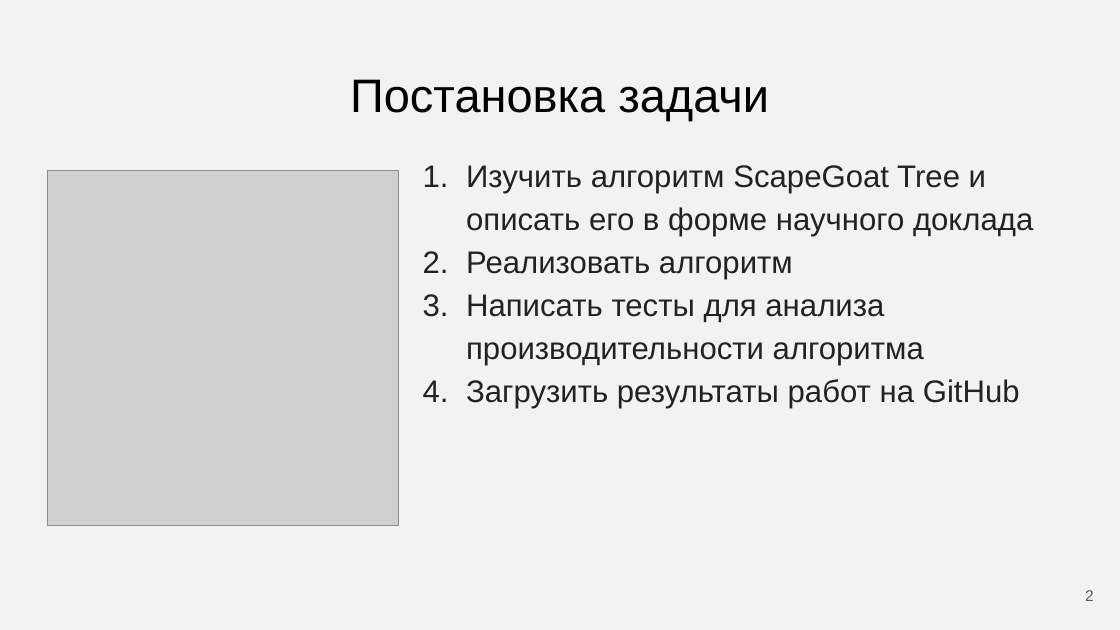
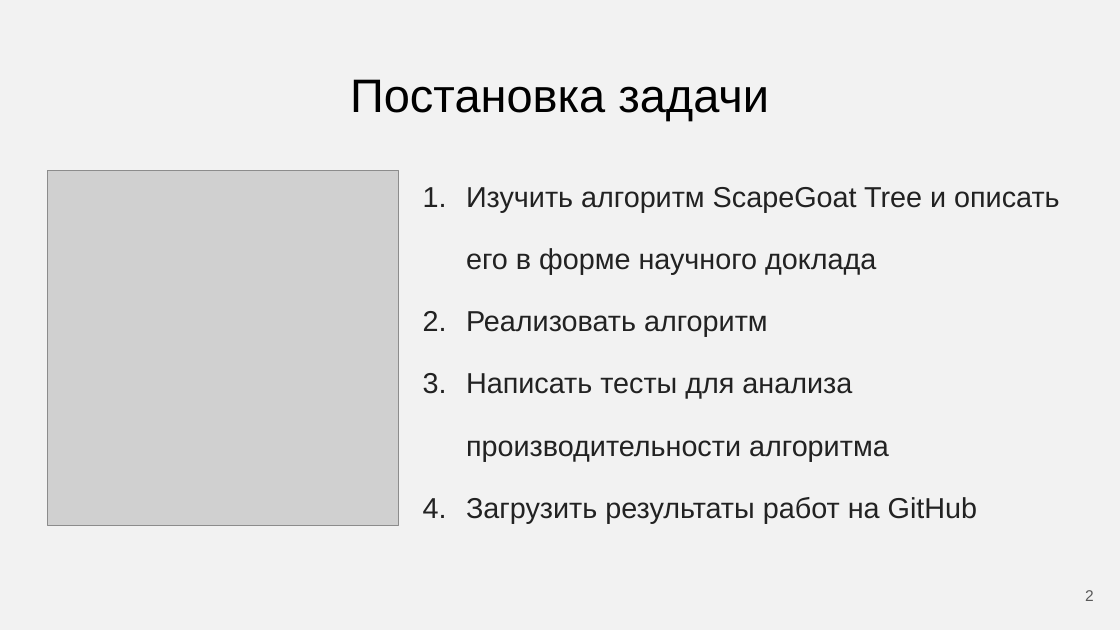
Before and after one commit to Flnchkv/ScapeGoat_Three, a slide deck: slide 2 of ScapeGoat Three.pptx. Drawn at 1120x630 pixels with LibreOffice and Linux fonts; fonts in the diff are those of the drawing; grey boxes stand for pictures. Boxes give left, top, right and bottom in pixels: in the first picture for what was removed or moved away, otherwise in the second. Text is boxed around its words. In the diff, an @@ line names an element or a change of style, - is before the commit and + after.

```diff
--- a/ScapeGoat Three.pptx
+++ b/ScapeGoat Three.pptx
@@ text "Изучить алгоритм ScapeGoat Tree и ..." at bbox=[466, 187, 1060, 523]: size 20 to 18.5 pt; line spacing 1.15 to 1.8 @@
```
Also in this commit, not shown: 2 other slides changed, 3 slides added, 1 slide removed.
